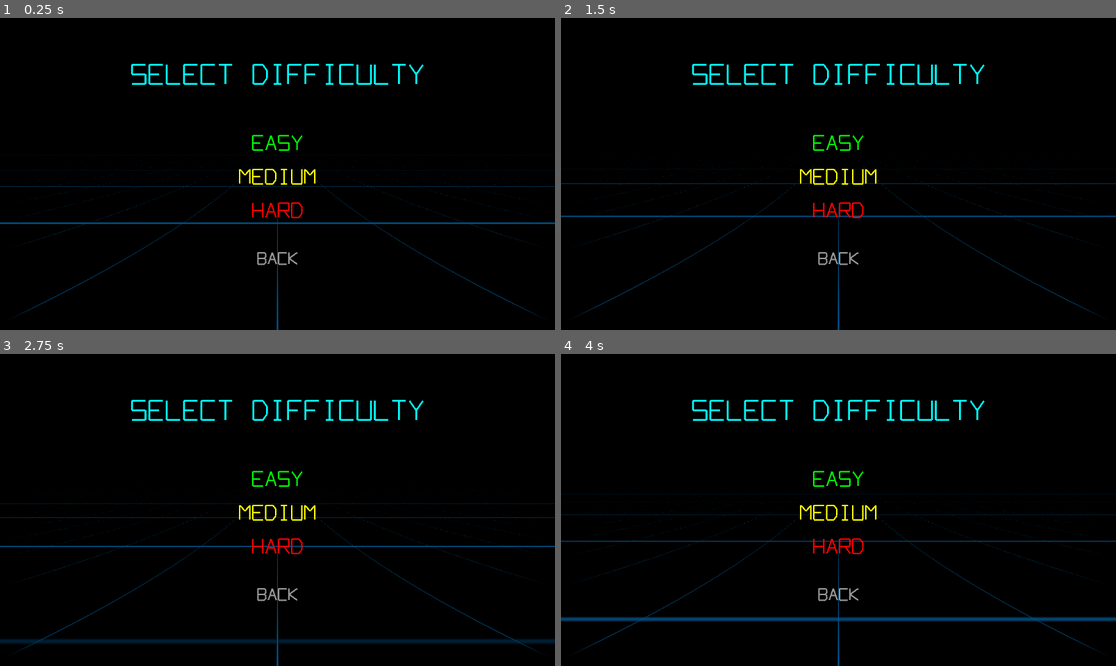
Above: before the commit, frames 1-4 (two rows, left to right).
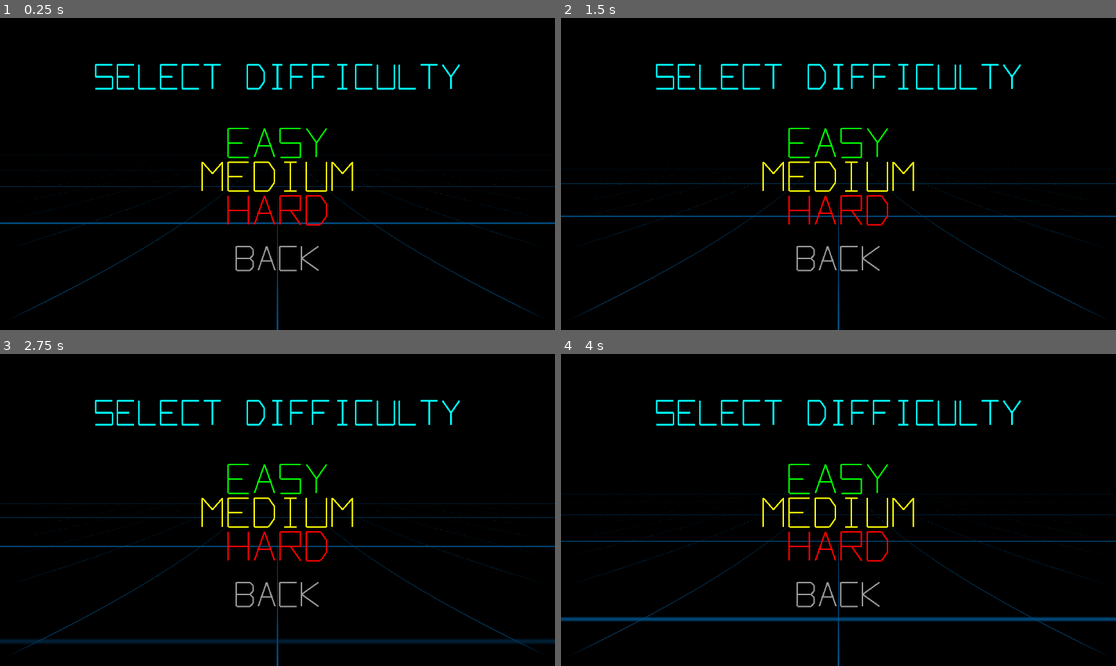
Above: after the commit, the same moments.

Repository: justinstroud-campmeeker/vexer
Game: Godot game, scene res://scenes/difficulty_menu.tscn
Two runs of this game, one before a commit and one after it. Both use one fixed random seed, a clock stepped at 60 frames per second and the inputs below. This scene is started directly instead of the project's main scene.
Inputs (mouse positions are in pixels of both pictures, inside the frame that each line leads up to):
- Up to frame 1 (0.25 s): no input
- Up to frame 2 (1.5 s): move the mouse to (960, 158) at 0.52 s; click (960, 158) at 0.67 s; drag from (727, 189) to (810, 236) at 1.27 s
- Up to frame 3 (2.75 s): tap Enter at 2 s; move the mouse to (333, 441) at 2.02 s; click (333, 441) at 2.17 s
- Up to frame 4 (4 s): drag from (810, 572) to (672, 463) at 2.77 s; move the mouse to (1005, 556) at 3.52 s; click (1005, 556) at 3.67 s

The runs differ from the first frame. In frame 1, 3.7% of the frame differs, in the area x 17-83%, y 14-82%; in frame 2, 3.7%; in frame 3, 3.7%; in frame 4, 3.7%.

Commit message:
Resized fonts so they are easier to read

Diff:
--- a/project.godot
+++ b/project.godot
@@ -8,11 +8,15 @@
 
 config_version=5
 
+[animation]
+
+compatibility/default_parent_skeleton_in_mesh_instance_3d=true
+
 [application]
 
 config/name="vexer"
 run/main_scene="res://scenes/loading_screen.tscn"
-config/features=PackedStringArray("4.5", "Mobile")
+config/features=PackedStringArray("4.7", "Mobile")
 config/icon="res://icon.svg"
 
 [autoload]
--- a/scenes/difficulty_menu.tscn
+++ b/scenes/difficulty_menu.tscn
@@ -1,7 +1,7 @@
-[gd_scene load_steps=4 format=3]
+[gd_scene format=3 uid="uid://cu8dv7c8xn1rt"]
 
-[ext_resource type="Script" path="res://scripts/difficulty_menu.gd" id="1_diff"]
-[ext_resource type="Shader" path="res://shaders/grid_background.gdshader" id="2_shader"]
+[ext_resource type="Script" uid="uid://b0qf5xm77rf2n" path="res://scripts/difficulty_menu.gd" id="1_diff"]
+[ext_resource type="Shader" uid="uid://bdx33b84o8ew3" path="res://shaders/grid_background.gdshader" id="2_shader"]
 
 [sub_resource type="ShaderMaterial" id="ShaderMaterial_grid"]
 shader = ExtResource("2_shader")
@@ -13,7 +13,7 @@
 shader_parameter/horizon = 0.35
 shader_parameter/perspective_strength = 1.5
 
-[node name="DifficultyMenu" type="Control"]
+[node name="DifficultyMenu" type="Control" unique_id=1447031747]
 layout_mode = 3
 anchors_preset = 15
 anchor_right = 1.0
@@ -22,18 +22,18 @@
 grow_vertical = 2
 script = ExtResource("1_diff")
 
-[node name="GridBackground" type="ColorRect" parent="."]
+[node name="GridBackground" type="ColorRect" parent="." unique_id=185487728]
+material = SubResource("ShaderMaterial_grid")
 layout_mode = 1
 anchors_preset = 15
 anchor_right = 1.0
 anchor_bottom = 1.0
 grow_horizontal = 2
 grow_vertical = 2
-material = SubResource("ShaderMaterial_grid")
 color = Color(0, 0, 0, 1)
 
-[node name="TitleContainer" type="Node2D" parent="."]
+[node name="TitleContainer" type="Node2D" parent="." unique_id=1174987615]
 position = Vector2(576, 100)
 
-[node name="ButtonsContainer" type="Node2D" parent="."]
+[node name="ButtonsContainer" type="Node2D" parent="." unique_id=1342849865]
 position = Vector2(576, 250)
--- a/scenes/high_scores.tscn
+++ b/scenes/high_scores.tscn
@@ -1,8 +1,8 @@
-[gd_scene load_steps=5 format=3]
+[gd_scene format=3 uid="uid://dh12upoa1mhvk"]
 
-[ext_resource type="Script" path="res://scripts/high_scores.gd" id="1_scores"]
-[ext_resource type="Shader" path="res://shaders/grid_background.gdshader" id="2_shader"]
-[ext_resource type="Script" path="res://scripts/fireworks.gd" id="3_fireworks"]
+[ext_resource type="Script" uid="uid://bhwgbs4t6xswi" path="res://scripts/high_scores.gd" id="1_scores"]
+[ext_resource type="Shader" uid="uid://bdx33b84o8ew3" path="res://shaders/grid_background.gdshader" id="2_shader"]
+[ext_resource type="Script" uid="uid://b3v157ohgaqd1" path="res://scripts/fireworks.gd" id="3_fireworks"]
 
 [sub_resource type="ShaderMaterial" id="ShaderMaterial_grid"]
 shader = ExtResource("2_shader")
@@ -14,7 +14,7 @@
 shader_parameter/horizon = 0.35
 shader_parameter/perspective_strength = 1.5
 
-[node name="HighScores" type="Control"]
+[node name="HighScores" type="Control" unique_id=1667488004]
 layout_mode = 3
 anchors_preset = 15
 anchor_right = 1.0
@@ -23,24 +23,24 @@
 grow_vertical = 2
 script = ExtResource("1_scores")
 
-[node name="GridBackground" type="ColorRect" parent="."]
+[node name="GridBackground" type="ColorRect" parent="." unique_id=1835859301]
+material = SubResource("ShaderMaterial_grid")
 layout_mode = 1
 anchors_preset = 15
 anchor_right = 1.0
 anchor_bottom = 1.0
 grow_horizontal = 2
 grow_vertical = 2
-material = SubResource("ShaderMaterial_grid")
 color = Color(0, 0, 0, 1)
 
-[node name="Fireworks" type="Node2D" parent="."]
+[node name="Fireworks" type="Node2D" parent="." unique_id=1775072377]
 script = ExtResource("3_fireworks")
 
-[node name="TitleContainer" type="Node2D" parent="."]
+[node name="TitleContainer" type="Node2D" parent="." unique_id=1740990274]
 position = Vector2(576, 80)
 
-[node name="ScoresContainer" type="Node2D" parent="."]
+[node name="ScoresContainer" type="Node2D" parent="." unique_id=996777645]
 position = Vector2(576, 200)
 
-[node name="BackButtonContainer" type="Node2D" parent="."]
-position = Vector2(576, 580)
+[node name="BackButtonContainer" type="Node2D" parent="." unique_id=909935862]
+position = Vector2(576, 657)
--- a/scenes/loading_screen.tscn
+++ b/scenes/loading_screen.tscn
@@ -1,8 +1,8 @@
-[gd_scene load_steps=2 format=3]
+[gd_scene format=3 uid="uid://4jp7al7pdotm"]
 
-[ext_resource type="Script" path="res://scripts/loading_screen.gd" id="1_loading"]
+[ext_resource type="Script" uid="uid://c34ctwia3j57j" path="res://scripts/loading_screen.gd" id="1_loading"]
 
-[node name="LoadingScreen" type="Control"]
+[node name="LoadingScreen" type="Control" unique_id=1157226783]
 layout_mode = 3
 anchors_preset = 15
 anchor_right = 1.0
@@ -11,7 +11,7 @@
 grow_vertical = 2
 script = ExtResource("1_loading")
 
-[node name="Background" type="ColorRect" parent="."]
+[node name="Background" type="ColorRect" parent="." unique_id=1127774252]
 layout_mode = 1
 anchors_preset = 15
 anchor_right = 1.0
--- a/scenes/main_menu.tscn
+++ b/scenes/main_menu.tscn
@@ -13,7 +13,7 @@
 shader_parameter/horizon = 0.35
 shader_parameter/perspective_strength = 1.5
 
-[node name="MainMenu" type="Control"]
+[node name="MainMenu" type="Control" unique_id=100808271]
 layout_mode = 3
 anchors_preset = 15
 anchor_right = 1.0
@@ -22,7 +22,7 @@
 grow_vertical = 2
 script = ExtResource("1_main")
 
-[node name="GridBackground" type="ColorRect" parent="."]
+[node name="GridBackground" type="ColorRect" parent="." unique_id=298083281]
 material = SubResource("ShaderMaterial_grid")
 layout_mode = 1
 anchors_preset = 15
@@ -32,11 +32,11 @@
 grow_vertical = 2
 color = Color(0, 0, 0, 1)
 
-[node name="TitleContainer" type="Node2D" parent="."]
+[node name="TitleContainer" type="Node2D" parent="." unique_id=1369047059]
 position = Vector2(576, 150)
 
-[node name="ButtonsContainer" type="Node2D" parent="."]
+[node name="ButtonsContainer" type="Node2D" parent="." unique_id=1863812057]
 position = Vector2(576, 350)
 
-[node name="FooterContainer" type="Node2D" parent="."]
+[node name="FooterContainer" type="Node2D" parent="." unique_id=1198019143]
 position = Vector2(576, 600)
--- a/scripts/difficulty_menu.gd
+++ b/scripts/difficulty_menu.gd
@@ -25,8 +25,8 @@
 	buttons_container.position = Vector2(viewport_size.x / 2.0, viewport_size.y * 0.4)
 
 func _create_title() -> void:
-	var title := VectorFont.create_text("SELECT DIFFICULTY", 40.0, Color.CYAN, 3.5)
-	var title_width := VectorFont.get_text_width("SELECT DIFFICULTY", 40.0)
+	var title := VectorFont.create_text("SELECT DIFFICULTY", 50.0, Color.CYAN, 3.5)
+	var title_width := VectorFont.get_text_width("SELECT DIFFICULTY", 50.0)
 	title.position.x = -title_width / 2.0
 	title_container.add_child(title)
 
@@ -38,7 +38,7 @@
 	easy_button = Node2D.new()
 	easy_button.set_script(MENU_BUTTON_SCRIPT)
 	easy_button.text = "EASY"
-	easy_button.font_size = 30.0
+	easy_button.font_size = 60.0
 	easy_button.normal_color = Color.GREEN
 	easy_button.hover_color = Color(0.5, 1, 0.5)
 	easy_button.position.y = y_pos
@@ -50,7 +50,7 @@
 	medium_button = Node2D.new()
 	medium_button.set_script(MENU_BUTTON_SCRIPT)
 	medium_button.text = "MEDIUM"
-	medium_button.font_size = 30.0
+	medium_button.font_size = 60.0
 	medium_button.normal_color = Color.YELLOW
 	medium_button.hover_color = Color(1, 1, 0.5)
 	medium_button.position.y = y_pos
@@ -62,7 +62,7 @@
 	hard_button = Node2D.new()
 	hard_button.set_script(MENU_BUTTON_SCRIPT)
 	hard_button.text = "HARD"
-	hard_button.font_size = 30.0
+	hard_button.font_size = 60.0
 	hard_button.normal_color = Color.RED
 	hard_button.hover_color = Color(1, 0.5, 0.5)
 	hard_button.position.y = y_pos
@@ -74,7 +74,7 @@
 	back_button = Node2D.new()
 	back_button.set_script(MENU_BUTTON_SCRIPT)
 	back_button.text = "BACK"
-	back_button.font_size = 24.0
+	back_button.font_size = 50.0
 	back_button.normal_color = Color(0.6, 0.6, 0.6)
 	back_button.hover_color = Color.WHITE
 	back_button.position.y = y_pos
--- a/scripts/game.gd
+++ b/scripts/game.gd
@@ -27,7 +27,7 @@
 const FLASH_DURATION := 0.15
 const LIFE_BONUS_THRESHOLD := 1000  # Points needed to earn an extra life
 
-@export var gravity_rotation_threshold := 1000  # Points needed to rotate gravity
+@export var GRAVITY_ROTATION_THRESHOLD := 1000  # Points needed to rotate gravity
 
 # Gravity directions: 0=North(down), 1=East(left), 2=South(up), 3=West(right)
 const GRAVITY_VECTORS := [
@@ -356,7 +356,7 @@
 func _on_score_changed(new_score: int, _old_score: int) -> void:
 	# Check for gravity rotation
 	@warning_ignore("integer_division")
-	var new_threshold := new_score / gravity_rotation_threshold
+	var new_threshold := new_score / GRAVITY_ROTATION_THRESHOLD
 	if new_threshold > last_gravity_threshold:
 		last_gravity_threshold = new_threshold
 		_rotate_gravity()
--- a/scripts/high_scores.gd
+++ b/scripts/high_scores.gd
@@ -52,12 +52,12 @@
 			GameState.Difficulty.HARD: diff_color = Color.RED
 
 		# Difficulty label
-		var diff_label := VectorFont.create_text(diff_name, 28.0, diff_color, 3.0)
-		var diff_width := VectorFont.get_text_width(diff_name, 28.0)
+		var diff_label := VectorFont.create_text(diff_name, 50.0, diff_color, 3.0)
+		var diff_width := VectorFont.get_text_width(diff_name, 50.0)
 		diff_label.position = Vector2(-diff_width / 2.0, y_offset)
 		scores_container.add_child(diff_label)
 
-		y_offset += 35.0
+		y_offset += 55.0
 
 		# Score and date
 		var score_text: String
@@ -66,8 +66,8 @@
 		else:
 			score_text = "NO SCORE YET"
 
-		var score_label := VectorFont.create_text(score_text, 20.0, Color.WHITE, 2.5)
-		var score_width := VectorFont.get_text_width(score_text, 20.0)
+		var score_label := VectorFont.create_text(score_text, 50.0, Color.WHITE, 2.5)
+		var score_width := VectorFont.get_text_width(score_text, 50.0)
 		score_label.position = Vector2(-score_width / 2.0, y_offset)
 		scores_container.add_child(score_label)
 
--- a/scripts/main_menu.gd
+++ b/scripts/main_menu.gd
@@ -38,7 +38,7 @@
 	new_game_button = Node2D.new()
 	new_game_button.set_script(MENU_BUTTON_SCRIPT)
 	new_game_button.text = "NEW GAME"
-	new_game_button.font_size = 30.0
+	new_game_button.font_size = 60.0
 	new_game_button.position.y = 0
 	buttons_container.add_child(new_game_button)
 	new_game_button.pressed.connect(_on_new_game_pressed)
@@ -47,8 +47,8 @@
 	how_to_play_button = Node2D.new()
 	how_to_play_button.set_script(MENU_BUTTON_SCRIPT)
 	how_to_play_button.text = "HOW TO PLAY"
-	how_to_play_button.font_size = 30.0
-	how_to_play_button.position.y = 60
+	how_to_play_button.font_size = 60.0
+	how_to_play_button.position.y = 70
 	buttons_container.add_child(how_to_play_button)
 	how_to_play_button.pressed.connect(_on_how_to_play_pressed)
 
@@ -56,8 +56,8 @@
 	high_scores_button = Node2D.new()
 	high_scores_button.set_script(MENU_BUTTON_SCRIPT)
 	high_scores_button.text = "HIGH SCORES"
-	high_scores_button.font_size = 30.0
-	high_scores_button.position.y = 120
+	high_scores_button.font_size = 60.0
+	high_scores_button.position.y = 140
 	buttons_container.add_child(high_scores_button)
 	high_scores_button.pressed.connect(_on_high_scores_pressed)
 
Not shown, added: build/vexer.apple-touch-icon.png.import
Not shown, added: build/vexer.icon.png.import
Not shown, added: build/vexer.png.import
Not shown, changed: export_presets.cfg
Not shown: 1 places in scenes/main_menu.tscn that only renumber resources
Not shown, changed: .gitignore
Not shown, added: build/vexer.apple-touch-icon.png
Not shown, added: build/vexer.audio.position.worklet.js
Not shown, added: build/vexer.audio.worklet.js
Not shown, added: build/vexer.html
Not shown, added: build/vexer.icon.png
Not shown, added: build/vexer.js
(and 3 more such lines)
